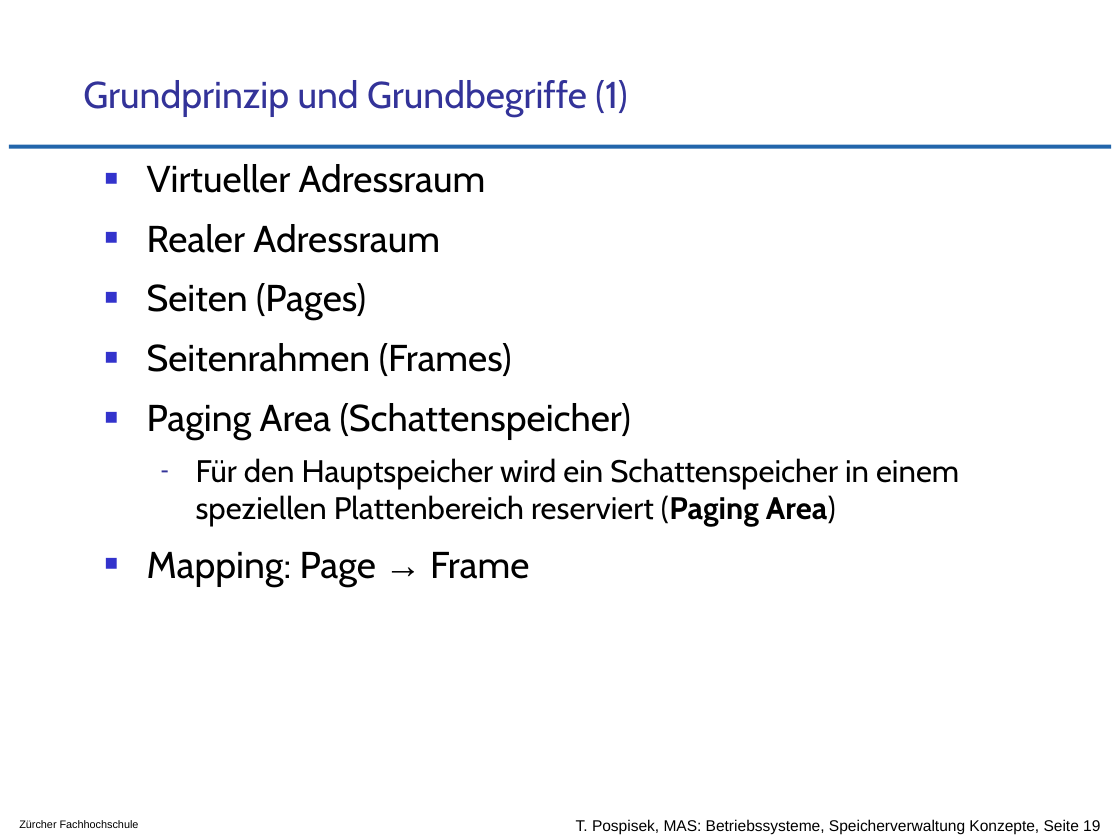
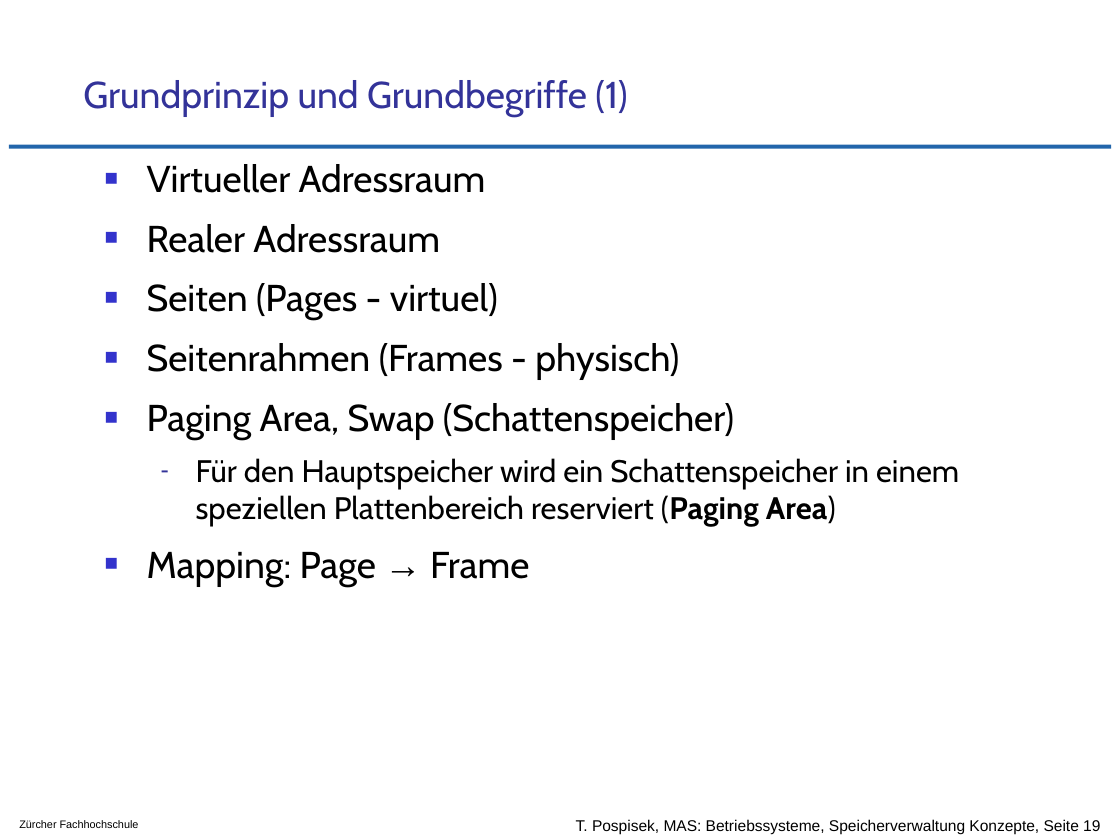
Before and after one commit to tpo/betriebssysteme, a slide deck: slide 19 of 10_Speicherverwaltung_Grundlegende_Konzepte.odp. Drawn at 1120x840 pixels with LibreOffice and Linux fonts; fonts in the diff are those of the drawing; background and template pictures are left out. Boxes give left, top, right and bottom in pixels: in the first picture for what was removed or moved away, otherwise in the second. Text is boxed around its words. In the diff, an @@ line names an element or a change of style, - is before the commit and + after.

```diff
--- a/10_Speicherverwaltung_Grundlegende_Konzepte.odp
+++ b/10_Speicherverwaltung_Grundlegende_Konzepte.odp
@@ text at [147,283,734,439]: text changed @@
-■ Seiten (Pages)
-■ Seitenrahmen (Frames)
-■ Paging Area (Schattenspeicher)
+■ Seiten (Pages - virtuel)
+■ Seitenrahmen (Frames - physisch)
+■ Paging Area, Swap (Schattenspeicher)
```
Also in this commit, not shown: 1 other slide changed.
